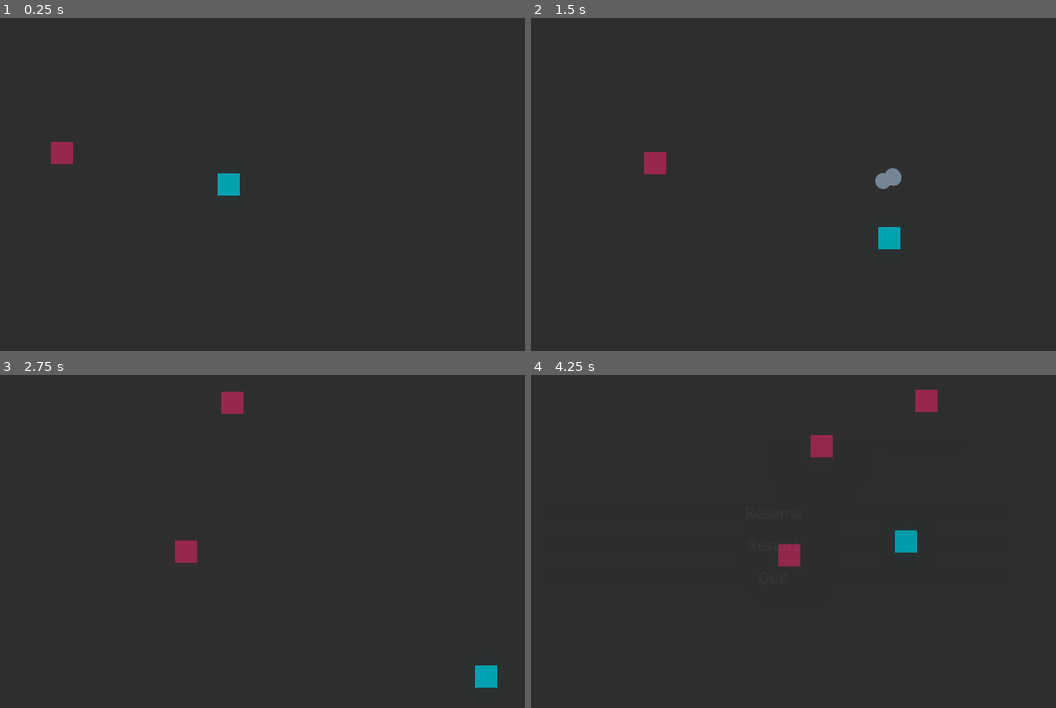
Above: before the commit, frames 1-4 (two rows, left to right).
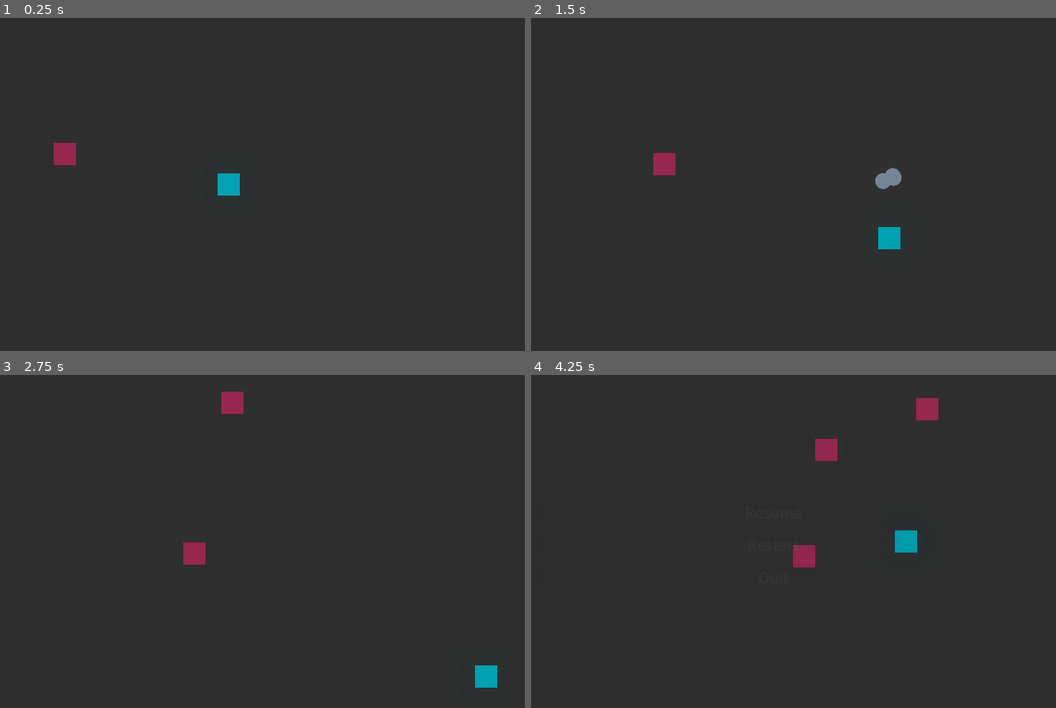
Above: after the commit, the same moments.

Repository: HarryLin349/wave-shooter
Game: Godot game, scene res://arena.tscn
The game is run twice, just before and just after one commit, with the same random seed, the same clock (stepped at 60 frames per second) and the same inputs.
Inputs:
- Up to frame 1 (0.25 s): no input
- Up to frame 2 (1.5 s): tap Enter at 0.5 s; hold D (move_right) 0.53-1.28 s; tap Shift (dash) at 0.6, 1.35 s; hold S (move_down) from 1.28 s (still down)
- Up to frame 3 (2.75 s): release S (move_down) at 2.03 s; hold D (move_right) from 2.03 s (still down); tap Shift (dash) at 2.1 s
- Up to frame 4 (4.25 s): release D (move_right) at 2.78 s; hold W (move_up) 2.78-3.53 s; tap Shift (dash) at 2.85, 3.6 s; hold A (move_left) from 3.53 s (still down); tap Escape (pause) at 4.15 s

The runs differ from the first frame. In frame 1, less than 0.1% of the frame differs, in the area x 9-15%, y 37-45%; in frame 2, 0.2%; in frame 3, 0.2%; in frame 4, 0.8%, in the area x 47-78%, y 4-58%.

Commit message:
restructuring

Diff:
--- a/pause_menu.gd
+++ b/GUI/pause_menu.gd
@@ -9,7 +9,7 @@
 
 # Called every frame. 'delta' is the elapsed time since the previous frame.
 func _process(delta: float) -> void:
-	testEsc()
+	checkDeath()
 	pass
 
 func resume():
@@ -20,12 +20,10 @@
 	get_tree().paused = true
 	$AnimationPlayer.play("blur")
 
-func testEsc():
+func checkDeath():
 	if Input.is_action_just_pressed("pause"):
 		if !get_tree().paused:
 			pause()
-		else:
-			resume()
 
 func _on_resume_pressed() -> void:
 	resume()
--- a/pause_menu.tscn
+++ b/GUI/pause_menu.tscn
@@ -1,11 +1,69 @@
 [gd_scene load_steps=7 format=3 uid="uid://b0rliywfntppt"]
 
-[ext_resource type="Script" path="res://pause_menu.gd" id="1_furmn"]
-[ext_resource type="Shader" path="res://pausemenu.gdshader" id="2_4h7si"]
+[ext_resource type="Script" path="res://GUI/pause_menu.gd" id="1_furmn"]
+[ext_resource type="Shader" path="res://GUI/pausemenu.gdshader" id="2_4h7si"]
 
 [sub_resource type="ShaderMaterial" id="ShaderMaterial_y83u1"]
 shader = ExtResource("2_4h7si")
 shader_parameter/lod = 0.0
+
+[sub_resource type="Animation" id="Animation_cg5ju"]
+length = 0.001
+tracks/0/type = "bezier"
+tracks/0/imported = false
+tracks/0/enabled = true
+tracks/0/path = NodePath("ColorRect:material:shader_parameter/lod")
+tracks/0/interp = 1
+tracks/0/loop_wrap = true
+tracks/0/keys = {
+"handle_modes": PackedInt32Array(0),
+"points": PackedFloat32Array(0, -0.15, 0, 0.15, 0),
+"times": PackedFloat32Array(0)
+}
+tracks/1/type = "bezier"
+tracks/1/imported = false
+tracks/1/enabled = true
+tracks/1/path = NodePath("PanelContainer:modulate:r")
+tracks/1/interp = 1
+tracks/1/loop_wrap = true
+tracks/1/keys = {
+"handle_modes": PackedInt32Array(0),
+"points": PackedFloat32Array(1, -0.15, 0, 0.15, 0),
+"times": PackedFloat32Array(0)
+}
+tracks/2/type = "bezier"
+tracks/2/imported = false
+tracks/2/enabled = true
+tracks/2/path = NodePath("PanelContainer:modulate:g")
+tracks/2/interp = 1
+tracks/2/loop_wrap = true
+tracks/2/keys = {
+"handle_modes": PackedInt32Array(0),
+"points": PackedFloat32Array(1, -0.15, 0, 0.15, 0),
+"times": PackedFloat32Array(0)
+}
+tracks/3/type = "bezier"
+tracks/3/imported = false
+tracks/3/enabled = true
+tracks/3/path = NodePath("PanelContainer:modulate:b")
+tracks/3/interp = 1
+tracks/3/loop_wrap = true
+tracks/3/keys = {
+"handle_modes": PackedInt32Array(0),
+"points": PackedFloat32Array(1, -0.15, 0, 0.15, 0),
+"times": PackedFloat32Array(0)
+}
+tracks/4/type = "bezier"
+tracks/4/imported = false
+tracks/4/enabled = true
+tracks/4/path = NodePath("PanelContainer:modulate:a")
+tracks/4/interp = 1
+tracks/4/loop_wrap = true
+tracks/4/keys = {
+"handle_modes": PackedInt32Array(0),
+"points": PackedFloat32Array(0, -0.15, 0, 0.15, 0),
+"times": PackedFloat32Array(0)
+}
 
 [sub_resource type="Animation" id="Animation_7jn2g"]
 resource_name = "blur"
@@ -64,64 +122,6 @@
 "handle_modes": PackedInt32Array(0, 0),
 "points": PackedFloat32Array(0, -0.15, 0, 0.15, 0, 1, -0.15, 0, 0.15, 0),
 "times": PackedFloat32Array(0, 0.3)
-}
-
-[sub_resource type="Animation" id="Animation_cg5ju"]
-length = 0.001
-tracks/0/type = "bezier"
-tracks/0/imported = false
-tracks/0/enabled = true
-tracks/0/path = NodePath("ColorRect:material:shader_parameter/lod")
-tracks/0/interp = 1
-tracks/0/loop_wrap = true
-tracks/0/keys = {
-"handle_modes": PackedInt32Array(0),
-"points": PackedFloat32Array(0, -0.15, 0, 0.15, 0),
-"times": PackedFloat32Array(0)
-}
-tracks/1/type = "bezier"
-tracks/1/imported = false
-tracks/1/enabled = true
-tracks/1/path = NodePath("PanelContainer:modulate:r")
-tracks/1/interp = 1
-tracks/1/loop_wrap = true
-tracks/1/keys = {
-"handle_modes": PackedInt32Array(0),
-"points": PackedFloat32Array(1, -0.15, 0, 0.15, 0),
-"times": PackedFloat32Array(0)
-}
-tracks/2/type = "bezier"
-tracks/2/imported = false
-tracks/2/enabled = true
-tracks/2/path = NodePath("PanelContainer:modulate:g")
-tracks/2/interp = 1
-tracks/2/loop_wrap = true
-tracks/2/keys = {
-"handle_modes": PackedInt32Array(0),
-"points": PackedFloat32Array(1, -0.15, 0, 0.15, 0),
-"times": PackedFloat32Array(0)
-}
-tracks/3/type = "bezier"
-tracks/3/imported = false
-tracks/3/enabled = true
-tracks/3/path = NodePath("PanelContainer:modulate:b")
-tracks/3/interp = 1
-tracks/3/loop_wrap = true
-tracks/3/keys = {
-"handle_modes": PackedInt32Array(0),
-"points": PackedFloat32Array(1, -0.15, 0, 0.15, 0),
-"times": PackedFloat32Array(0)
-}
-tracks/4/type = "bezier"
-tracks/4/imported = false
-tracks/4/enabled = true
-tracks/4/path = NodePath("PanelContainer:modulate:a")
-tracks/4/interp = 1
-tracks/4/loop_wrap = true
-tracks/4/keys = {
-"handle_modes": PackedInt32Array(0),
-"points": PackedFloat32Array(0, -0.15, 0, 0.15, 0),
-"times": PackedFloat32Array(0)
 }
 
 [sub_resource type="AnimationLibrary" id="AnimationLibrary_igscd"]
--- a/blood_particles.tscn
+++ b/Particles/blood_particles.tscn
@@ -1,7 +1,7 @@
 [gd_scene load_steps=4 format=3 uid="uid://b14pa16m5wp8k"]
 
-[ext_resource type="Texture2D" uid="uid://cf652aagd085h" path="res://Circle.png" id="1_yxocp"]
-[ext_resource type="Script" path="res://blood_particles.gd" id="2_c3blj"]
+[ext_resource type="Texture2D" uid="uid://js08qad5ux0o" path="res://Assets/Circle.png" id="1_yxocp"]
+[ext_resource type="Script" path="res://Particles/blood_particles.gd" id="2_c3blj"]
 
 [sub_resource type="Curve" id="Curve_cjc2a"]
 min_value = -1.0
--- a/arena.tscn
+++ b/arena.tscn
@@ -3,7 +3,7 @@
 [ext_resource type="PackedScene" uid="uid://bmhwdxyfcu67f" path="res://player.tscn" id="1_2pp5e"]
 [ext_resource type="Script" path="res://arena.gd" id="1_t1nuq"]
 [ext_resource type="PackedScene" uid="uid://c1a08m864i4i4" path="res://enemy.tscn" id="3_lpiqu"]
-[ext_resource type="PackedScene" uid="uid://b0rliywfntppt" path="res://pause_menu.tscn" id="4_tbxry"]
+[ext_resource type="PackedScene" uid="uid://b0rliywfntppt" path="res://GUI/pause_menu.tscn" id="4_tbxry"]
 
 [sub_resource type="Environment" id="Environment_xjxdv"]
 background_mode = 3
--- a/bullet.tscn
+++ b/bullet.tscn
@@ -1,6 +1,6 @@
 [gd_scene load_steps=4 format=3 uid="uid://w2t16illmm0k"]
 
-[ext_resource type="Texture2D" uid="uid://cf652aagd085h" path="res://Circle.png" id="1_p05gb"]
+[ext_resource type="Texture2D" uid="uid://js08qad5ux0o" path="res://Assets/Circle.png" id="1_p05gb"]
 [ext_resource type="Script" path="res://bullet.gd" id="2_j31tv"]
 
 [sub_resource type="CircleShape2D" id="CircleShape2D_iivw3"]
--- a/enemy.gd
+++ b/enemy.gd
@@ -6,7 +6,7 @@
 var stun = false
 var velocity = Vector2()
 
-var blood_particles = preload("res://blood_particles.tscn")
+var blood_particles = preload("res://Particles/blood_particles.tscn")
 
 # Called when the node enters the scene tree for the first time.
 func _ready() -> void:
@@ -15,10 +15,16 @@
 
 # Called every frame. 'delta' is the elapsed time since the previous frame.
 func _process(delta: float) -> void:
+
 	if Global.player != null and stun == false:
+		# old adaptive move speed
+		#velocity = global_position.direction_to(Global.player.global_position)
+		#var distance = global_position.distance_to(Global.player.global_position)
+		#effective_speed = min(speed, distance/4 + 2)
+
 		velocity = global_position.direction_to(Global.player.global_position)
-		var distance = global_position.distance_to(Global.player.global_position)
-		effective_speed = min(speed, distance/4 + 2)
+		effective_speed = speed
+
 	elif stun:
 		velocity = lerp(velocity, Vector2(0,0), 0.3)
 		effective_speed = speed * -3
--- a/enemy.tscn
+++ b/enemy.tscn
@@ -1,6 +1,6 @@
 [gd_scene load_steps=4 format=3 uid="uid://c1a08m864i4i4"]
 
-[ext_resource type="Texture2D" uid="uid://bgtw3lrvub883" path="res://Square.png" id="1_e7hcg"]
+[ext_resource type="Texture2D" uid="uid://6vjyopcaxgfe" path="res://Assets/Square.png" id="1_e7hcg"]
 [ext_resource type="Script" path="res://enemy.gd" id="2_vl4xq"]
 
 [sub_resource type="RectangleShape2D" id="RectangleShape2D_7v1so"]
--- a/player.gd
+++ b/player.gd
@@ -1,4 +1,7 @@
 extends Sprite2D
+
+var maxHP = 3
+var HP = 3
 
 var max_speed = 160
 var current_speed = 0
@@ -41,8 +44,10 @@
 func shoot(delta: float) -> void:
 	var input = Input.get_vector("shoot_left", "shoot_right", "shoot_up", "shoot_down").normalized()
 	if input != Vector2.ZERO and can_shoot:
-		var bullet_velocity = input + velocity * current_speed / max_speed * 0.3
-		shoot_bullet(bullet_velocity)
+		var rand_velocity = randf_range(0.5,1.2)
+		var rand_angle = randf_range(-0.25,0.25)
+		var bullet_velocity = (input + velocity * current_speed / max_speed * 0.3) * rand_velocity
+		shoot_bullet(bullet_velocity.rotated(rand_angle))
 
 
 func move(delta: float) -> void:
--- a/player.tscn
+++ b/player.tscn
@@ -1,6 +1,6 @@
 [gd_scene load_steps=3 format=3 uid="uid://bmhwdxyfcu67f"]
 
-[ext_resource type="Texture2D" uid="uid://bgtw3lrvub883" path="res://Square.png" id="1_3gyfh"]
+[ext_resource type="Texture2D" uid="uid://6vjyopcaxgfe" path="res://Assets/Square.png" id="1_3gyfh"]
 [ext_resource type="Script" path="res://player.gd" id="2_r7vjs"]
 
 [node name="Player" type="Sprite2D"]
--- a/project.godot
+++ b/project.godot
@@ -13,7 +13,7 @@
 config/name="Wave Shooter"
 run/main_scene="res://arena.tscn"
 config/features=PackedStringArray("4.3", "Forward Plus")
-config/icon="res://icon.svg"
+config/icon="res://Assets/icon.svg"
 
 [autoload]
 
Renamed: Circle.png -> Assets/Circle.png
Not shown, changed: Assets/Circle.png.import
Renamed: Font.ttf -> Assets/Font.ttf
Not shown, changed: Assets/Font.ttf.import
Renamed: Square.png -> Assets/Square.png
Not shown, changed: Assets/Square.png.import
Renamed: icon.svg -> Assets/icon.svg
Not shown, changed: Assets/icon.svg.import
Not shown, removed: Font.ttf.import
Renamed: pausemenu.gdshader -> GUI/pausemenu.gdshader
Renamed: blood_particles.gd -> Particles/blood_particles.gd
Binary file removed: Wave Shooter Assets/Circle.png
(and 5 more such lines)
